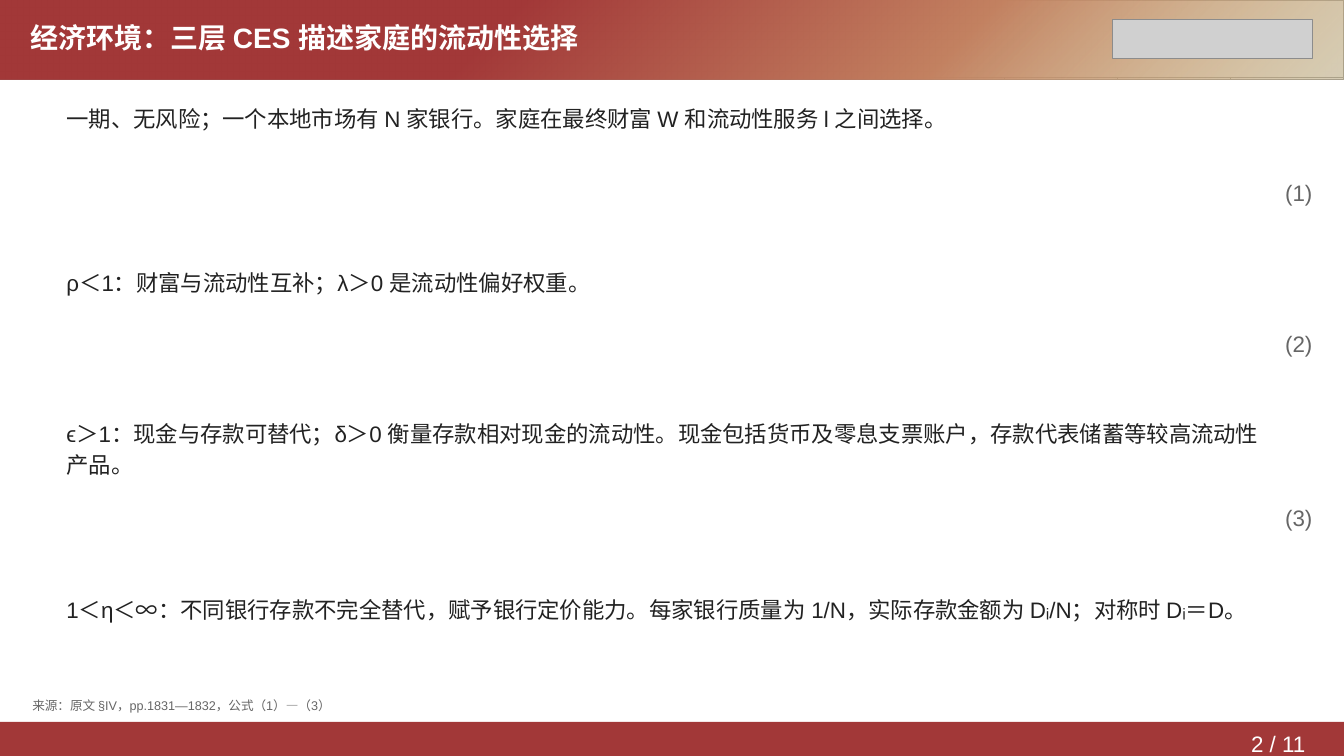
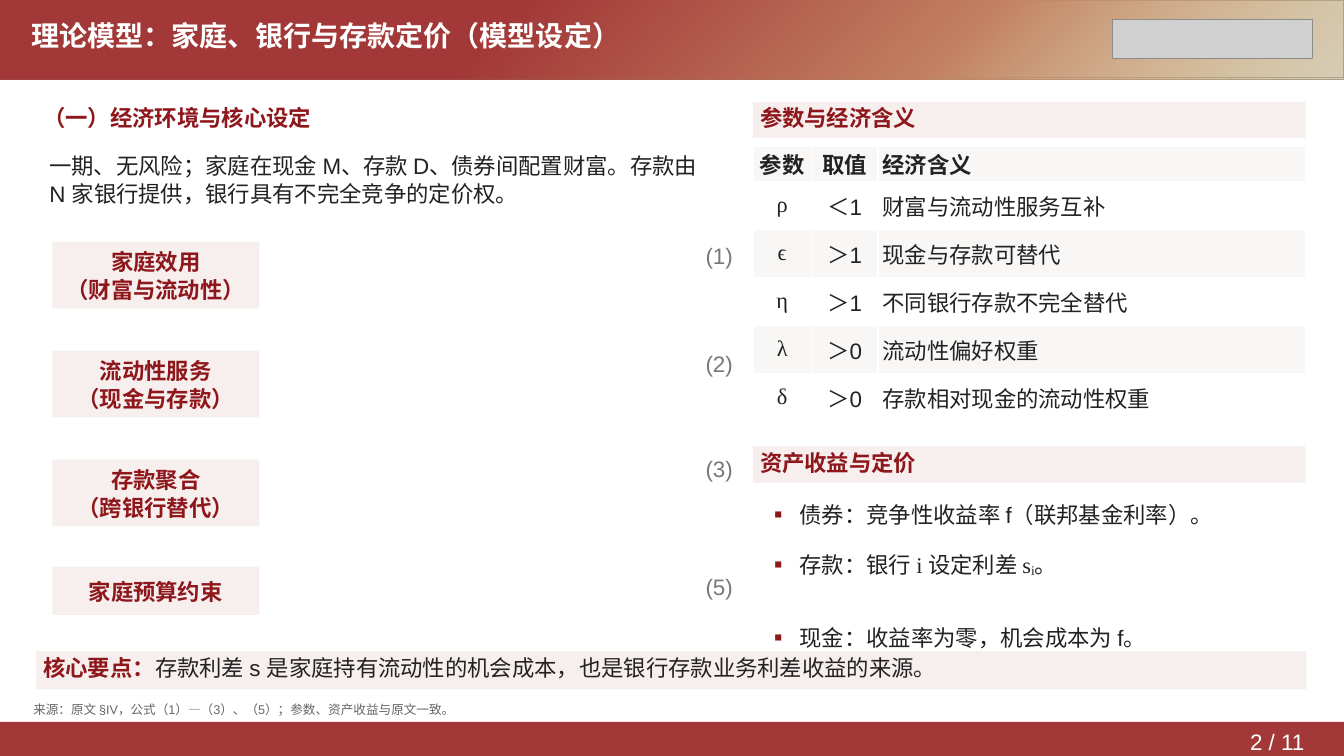
Before and after one commit to Yutingee/trial, a slide deck: slide 2 of deliverables/DepositsChannel-Model.pptx. Drawn at 1344x756 pixels with LibreOffice and Linux fonts; fonts in the diff are those of the drawing; grey boxes stand for pictures. Boxes give left, top, right and bottom in pixels: in the first picture for what was removed or moved away, otherwise in the second. Text is boxed around its words. In the diff, an @@ line names an element or a change of style, - is before the commit and + after.

Commit message:
Restyle presentation to screenshot references and apply highlight fill directly to text boxes

```diff
--- a/deliverables/DepositsChannel-Model.pptx
+++ b/deliverables/DepositsChannel-Model.pptx
@@ text at (31,22,620,49): text changed @@
-经济环境：三层 CES 描述家庭的流动性选择
+理论模型：家庭、银行与存款定价（模型设定）
@@ text at (43,107,311,128): text changed; text colour #222222 to #8E171C; bold on @@
-一期、无风险；一个本地市场有 N 家银行。家庭在最终财富 W 和流动性服务 l 之间选择。
+（一）经济环境与核心设定
@@ rectangle added at (753,102,1306,138), fill #F7EEEE, 16 pt, text #8E171C, bold @@
+参数与经济含义
@@ table added at (753,146,1306,421), 6 rows, 3 columns @@
+参数 | 取值 | 经济含义
+ρ | ＜1 | 财富与流动性服务互补
+ϵ | ＞1 | 现金与存款可替代
+η | ＞1 | 不同银行存款不完全替代
+λ | ＞0 | 流动性偏好权重
+δ | ＞0 | 存款相对现金的流动性权重
@@ text added at (49,155,697,204), 16 pt, text #222222 @@
+一期、无风险；家庭在现金 M、存款 D、债券间配置财富。存款由 N 家银行提供，银行具有不完全竞争的定价权。
@@ text "(1)": place and size @@
-text "(1)" at (1285,185,1312,206)
+text "(1)" at (706,248,733,269)
@@ rectangle added at (52,242,259,309), fill #F7EEEE, 16 pt, text #8E171C, bold @@
+家庭效用
+（财富与流动性）
@@ text removed at (66,272,591,296) @@
-ρ＜1：财富与流动性互补；λ＞0 是流动性偏好权重。
@@ rectangle added at (52,351,259,417), fill #F7EEEE, 16 pt, text #8E171C, bold @@
+流动性服务
+（现金与存款）
@@ text "(2)": place and size @@
-text "(2)" at (1285,336,1312,357)
+text "(2)" at (706,356,733,377)
@@ text removed at (66,423,1258,475) @@
-ϵ＞1：现金与存款可替代；δ＞0 衡量存款相对现金的流动性。现金包括货币及零息支票账户，存款代表储蓄等较高流动性产品。
@@ rectangle added at (753,447,1306,483), fill #F7EEEE, 16 pt, text #8E171C, bold @@
+资产收益与定价
@@ rectangle added at (52,460,259,526), fill #F7EEEE, 16 pt, text #8E171C, bold @@
+存款聚合
+（跨银行替代）
@@ text colour #666666 to #777777; line spacing 1.15 to 1.05 in 3 elements at (706,248,733,269), (706,356,733,377), (706,461,733,482) @@
@@ text "(3)": place and size @@
-text "(3)" at (1285,510,1312,531)
+text "(3)" at (706,461,733,482)
@@ text added at (800,504,1213,525), 16 pt, text #222222 @@
+▪ 债券：竞争性收益率 f（联邦基金利率）。
@@ rectangle added at (52,567,259,615), fill #F7EEEE, 16 pt, text #8E171C, bold @@
+家庭预算约束
@@ text added at (800,554,1057,575), 16 pt, text #222222 @@
+▪ 存款：银行 i 设定利差 sᵢ。
@@ text added at (706,579,733,600), 16 pt, text #777777 @@
+(5)
@@ text removed at (66,600,1247,623) @@
-1＜η＜∞：不同银行存款不完全替代，赋予银行定价能力。每家银行质量为 1/N，实际存款金额为 Dᵢ/N；对称时 Dᵢ＝D。
@@ text added at (800,627,1146,648), 16 pt, text #222222 @@
+▪ 现金：收益率为零，机会成本为 f。
@@ rectangle added at (36,651,1307,690), fill #F7EEEE, 16 pt, text #222222 @@
+核心要点：存款利差 s 是家庭持有流动性的机会成本，也是银行存款业务利差收益的来源。
@@ text at (33,703,454,716): text changed @@
-来源：原文 §IV，pp.1831—1832，公式（1）—（3）
+来源：原文 §IV，公式（1）—（3）、（5）；参数、资产收益与原文一致。
@@ text "2 / 11" at (1250,734,1304,750): line spacing 1.15 to 1.05 @@
```
Also in this commit, not shown: 10 other slides changed, 3 other files.
